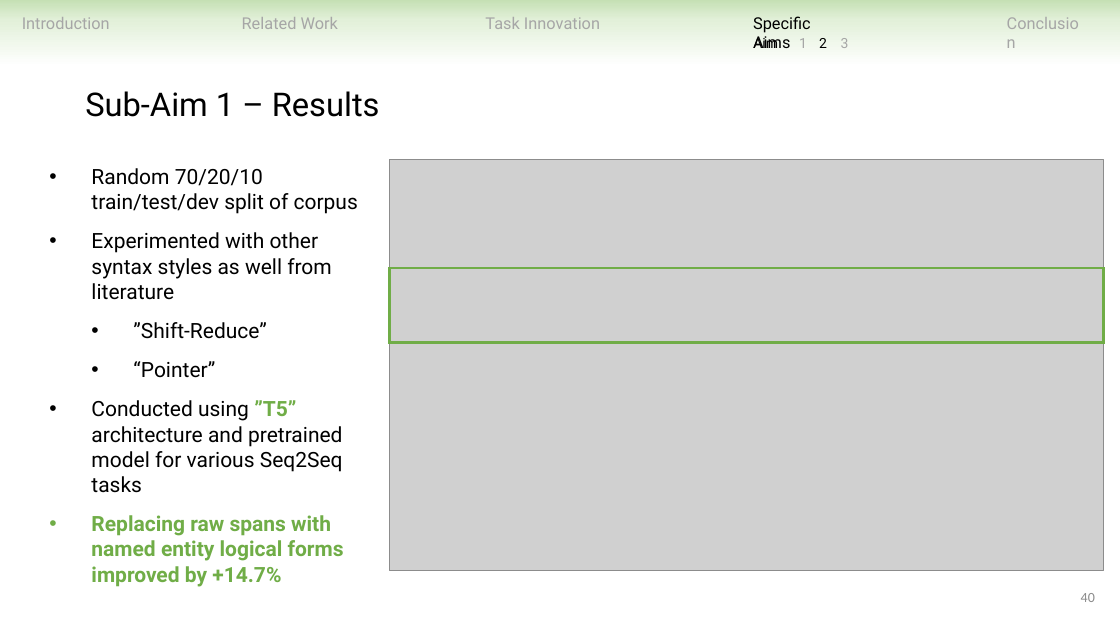
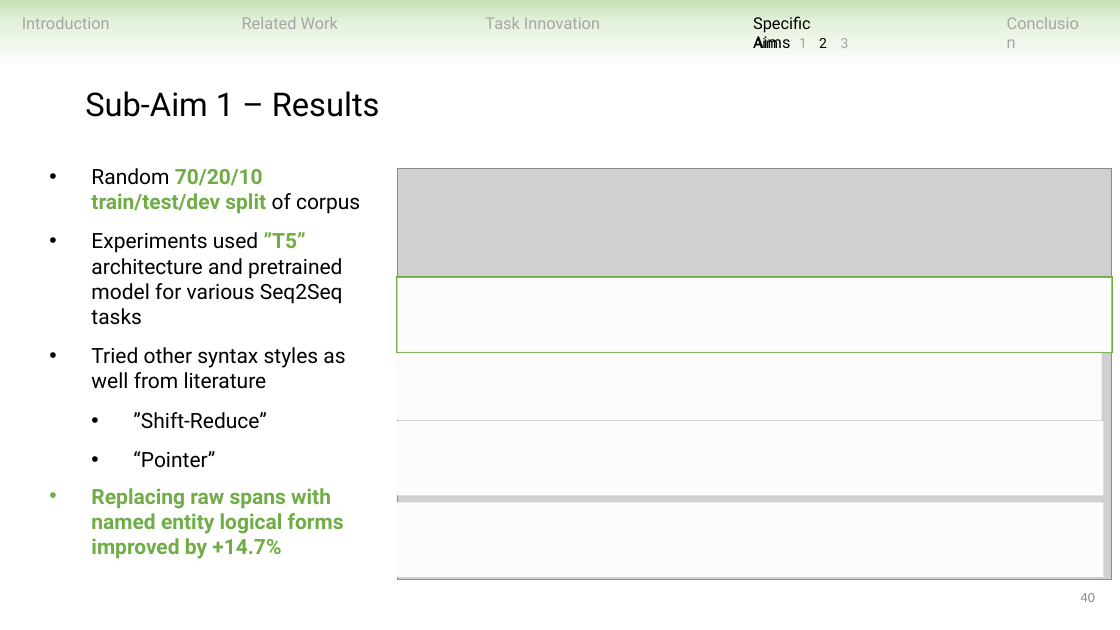
Before and after one commit to ndobb/dissertation, a slide deck: slide 40 of 4_general_exam/presentation/nic_dobbins_general_exam.pptx. Drawn at 1120x630 pixels with LibreOffice and Linux fonts; fonts in the diff are those of the drawing; grey boxes stand for pictures. Boxes give left, top, right and bottom in pixels: in the first picture for what was removed or moved away, otherwise in the second. Text is boxed around its words. In the diff, an @@ line names an element or a change of style, - is before the commit and + after.

```diff
--- a/4_general_exam/presentation/nic_dobbins_general_exam.pptx
+++ b/4_general_exam/presentation/nic_dobbins_general_exam.pptx
@@ text at (91,168,360,214): text colour #000000 to #70AD47, bold on in "70/20/10 train/test/dev split" @@
@@ picture: place and size @@
-picture at (390,160,1104,571)
+picture at (397,168,1112,580)
@@ text at (91,232,345,389): text changed @@
-• Experimented with other syntax styles as well from literature
+• Experiments used ”T5” architecture and pretrained model for various Seq2Seq tasks
+• Tried other syntax styles as well from literature
@@ rectangle: place and size @@
-rectangle at (390,268,1104,343)
+rectangle at (397,277,1112,352)
@@ rectangle added at (397,278,1112,353), fill #FFFFFF at 95% opacity @@
@@ rectangle added at (388,346,1102,421), fill #FFFFFF at 95% opacity @@
@@ text at (91,400,344,587): paragraphs removed @@
-• Conducted using ”T5” architecture and pretrained model for various Seq2Seq tasks
-• Replacing raw spans with named entity logical forms improved by +14.7%
@@ rectangle added at (390,421,1104,496), fill #FFFFFF at 95% opacity @@
@@ text added at (91,488,344,559), 18 pt, text #70AD47, bold @@
+• Replacing raw spans with named entity logical forms improved by +14.7%
@@ rectangle added at (390,502,1104,577), fill #FFFFFF at 95% opacity @@
```
Also in this commit, not shown: 19 other slides changed, 1 slide removed.
